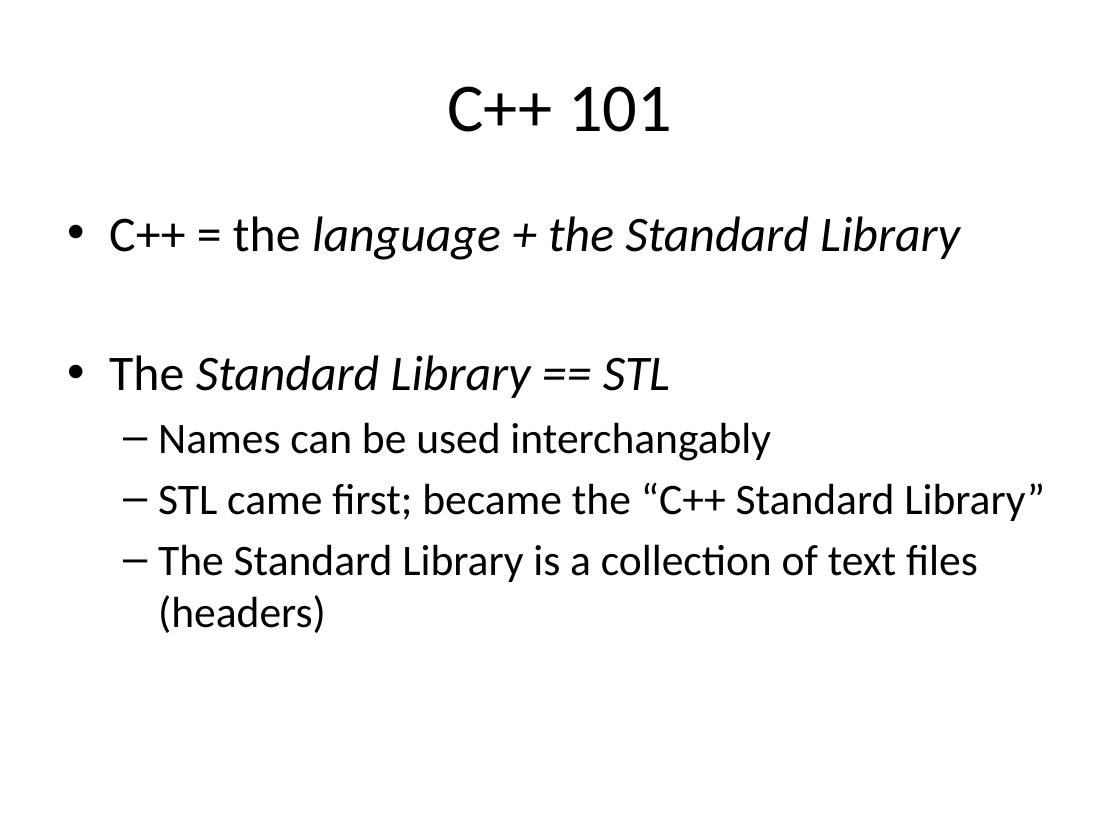
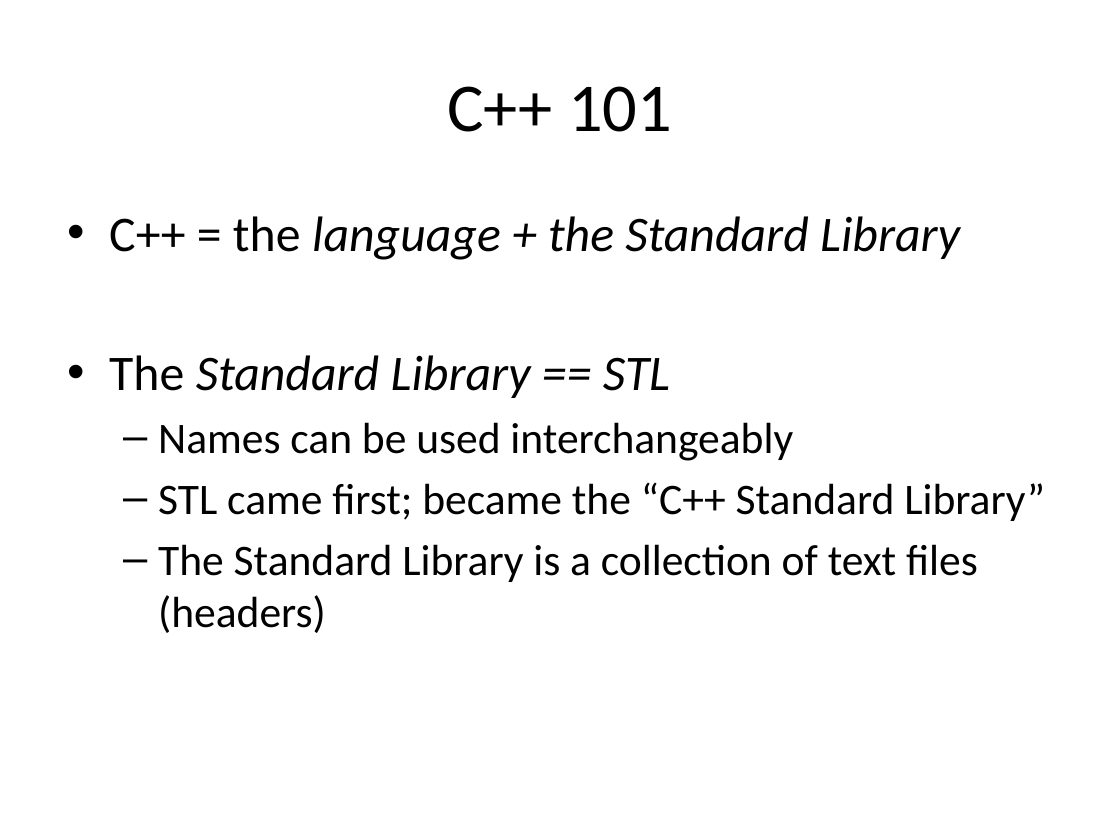
Before and after one commit to fellmad/FunWithCpp11, a slide deck: slide 26 of doc/Fun_with_C++11.pptx. Drawn at 1120x840 pixels with LibreOffice and Linux fonts; fonts in the diff are those of the drawing. Boxes give left, top, right and bottom in pixels: in the first picture for what was removed or moved away, otherwise in the second. Text is boxed around its words. In the diff, an @@ line names an element or a change of style, - is before the commit and + after.

```diff
--- a/doc/Fun_with_C++11.pptx
+++ b/doc/Fun_with_C++11.pptx
@@ text at [158,422,793,461]: text changed @@
-  – Names can be used interchangably
+  – Names can be used interchangeably
```
Also in this commit, not shown: 4 other slides changed, 1 slide added, 1 other file.
